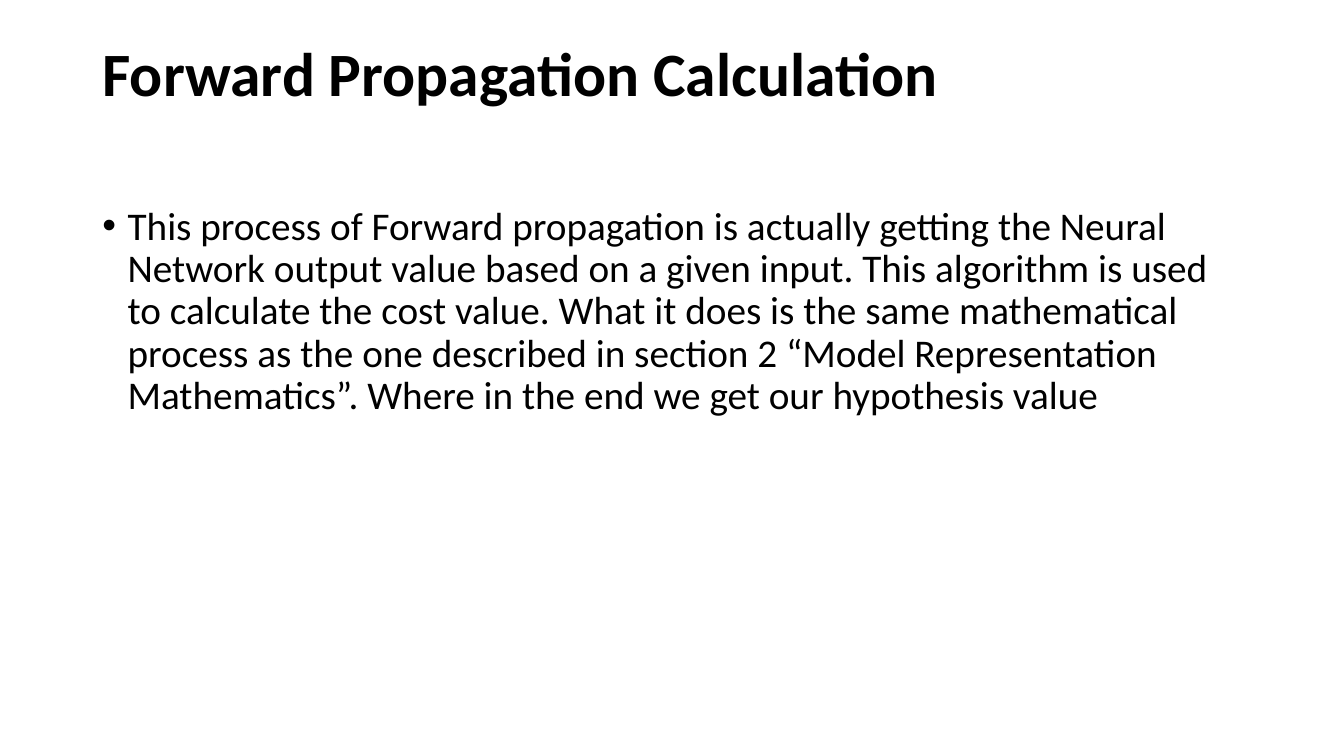
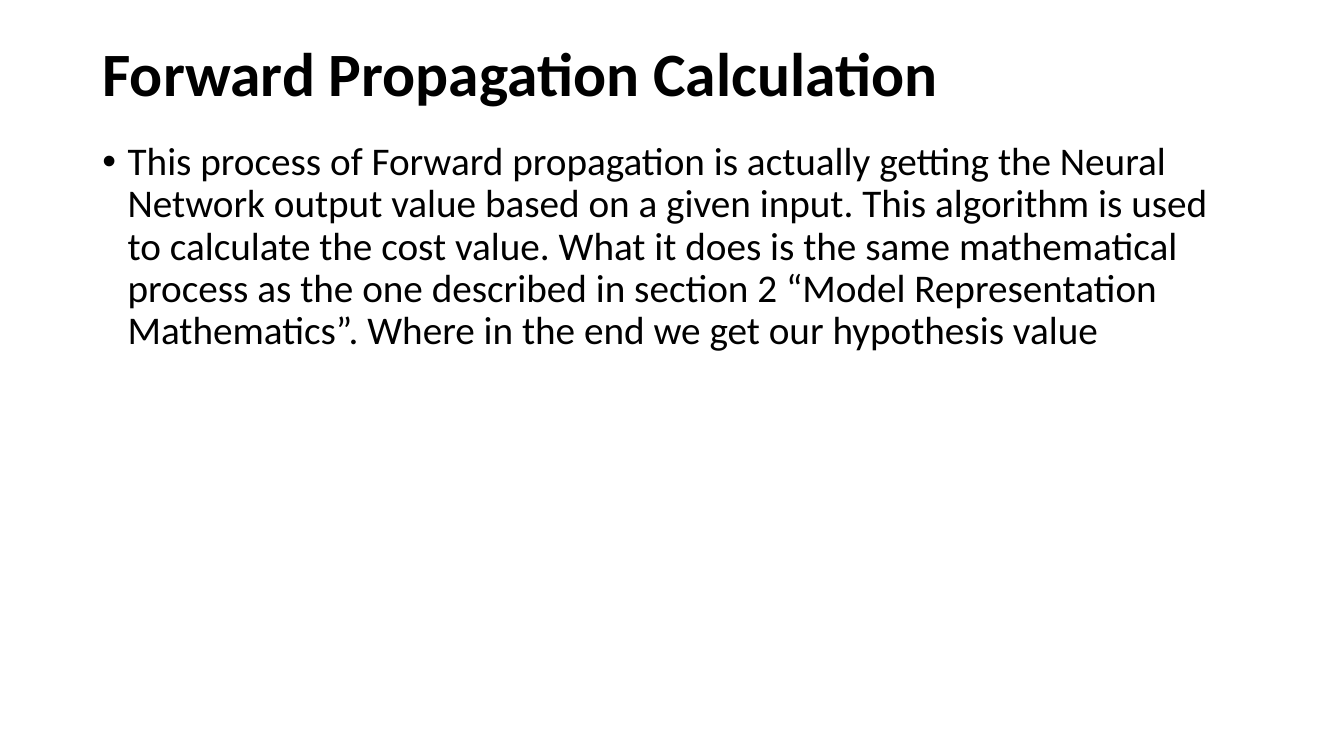
Before and after one commit to RashmivernekarN/ai_with_python_keonics, a slide deck: slide 16 of Module7/7ppt.pptx (slide 14 before the commit). Drawn at 1344x756 pixels with LibreOffice and Linux fonts; fonts in the diff are those of the drawing. Boxes give left, top, right and bottom in pixels: in the first picture for what was removed or moved away, otherwise in the second. Text is boxed around its words. In the diff, an @@ line names an element or a change of style, - is before the commit and + after.

```diff
--- a/Module7/7ppt.pptx
+++ b/Module7/7ppt.pptx
@@ text "This process of Forward propagation ...": place and size @@
-text "This process of Forward propagation ..." at <box>128,212,1207,416</box>
+text "This process of Forward propagation ..." at <box>128,147,1207,351</box>
```
Also in this commit, not shown: 5 other slides changed, 7 slides added, 1 slide removed, 13 other files.
